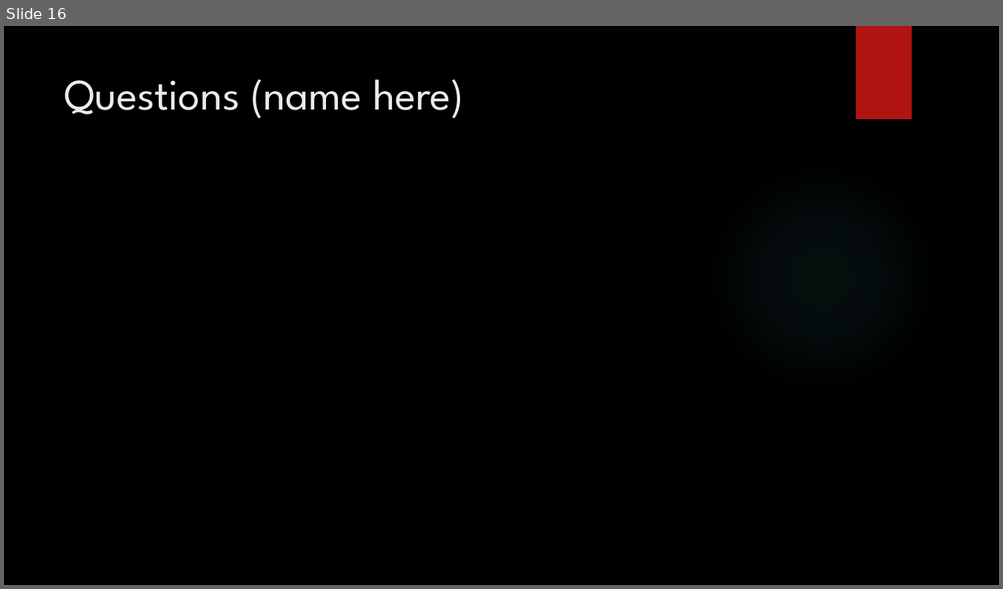
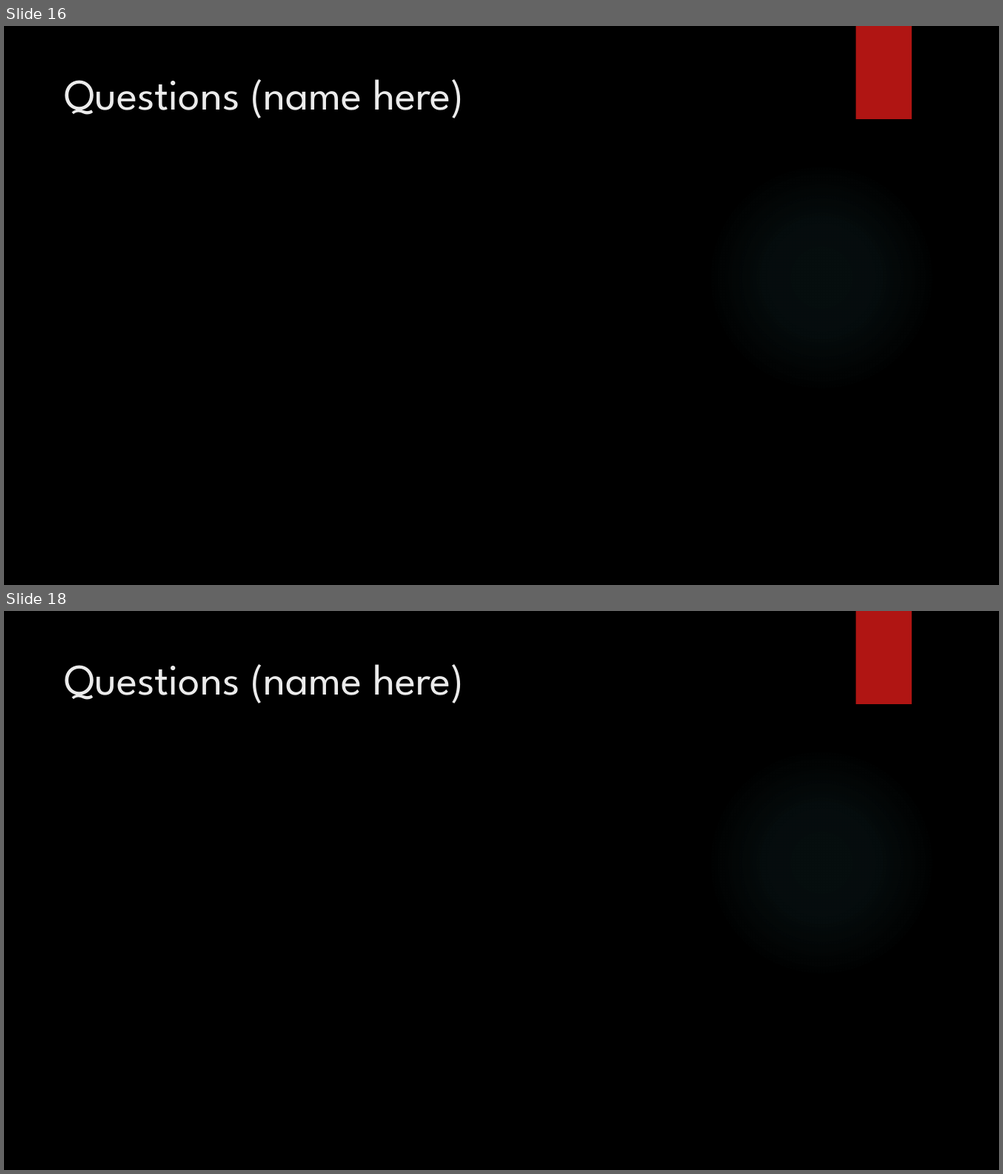
Before and after one commit to csmfduro/salaries, a slide deck: Computer Science Workshop Presentation.pptx. Shown one above the other, each under a label of ours: slide 16 before the commit, slides 16 and 18 after it; the slides between them are not shown. The pictures are 1003x589 and 1003x1174 pixels, drawn with LibreOffice and Linux fonts; fonts in the diff are those of the drawing; background and template pictures are left out. Boxes give left, top, right and bottom in pixels: in the first picture for what was removed or moved away, otherwise in the second. Text is boxed around its words. In the diff, an @@ line names an element or a change of style, - is before the commit and + after.

```diff
--- a/Computer Science Workshop Presentation.pptx
+++ b/Computer Science Workshop Presentation.pptx
@@ slide 18 added at bbox=[4, 611, 999, 1170], background picture (left out); not listed: 2 template elements that a slide beside it also shows @@
@@ title added at bbox=[64, 664, 464, 703], 42 pt, text #EBEBEB @@
+Questions (name here)
```
Also in this commit, not shown: 3 slides changed, 3 other slides added, 2 slides removed.
